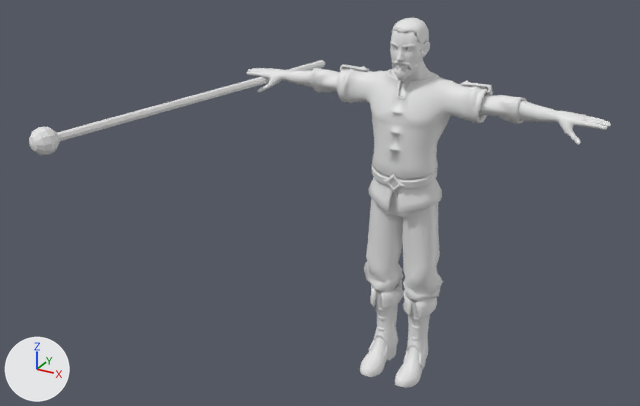
What one commit did to the glTF model unity/Tools~/models/heroes_hd/SB_Hero_mungo_HD.glb.
Before and after are seen from a 50 mm camera at (1.53, -3.61, 2.64) aimed at (-0.24, -0.38, 1.02). Arrows for +X, +Y and +Z are at lower left; the lights stay in place. The first picture is the older version. Vertices at exactly the same position are counted once.

In view in the first picture: 'SB_Hero_mungo'.
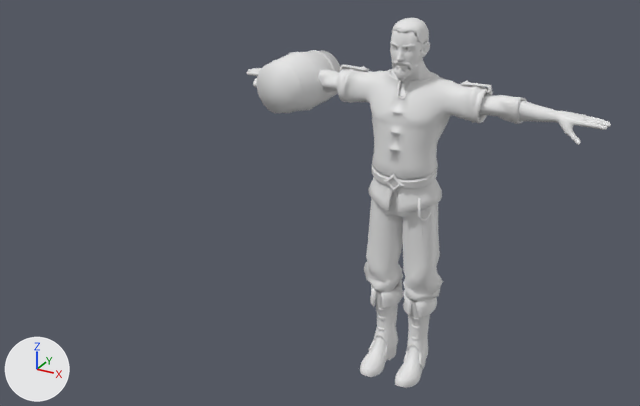
Patch to the scene script:
```diff
--- a/unity/Tools~/models/heroes_hd/SB_Hero_mungo_HD.glb.py
+++ b/unity/Tools~/models/heroes_hd/SB_Hero_mungo_HD.glb.py
@@ me_face @@
 # used by ob_sb_hero_mungo; location = (0.0, 0.0, 0.0)
-me_face.from_pydata(...)  # 10493 vertices, 19178 faces; spans x -1.16..0.9, y -1.21..0.45, z -0.01..1.81
+me_face.from_pydata(...)  # 10766 vertices, 19718 faces; spans x -0.9..0.9, y -0.17..0.27, z -0.01..1.81
+# me_face part 1: a new loose piece of 80 vertices spanning x 0.12..0.17, y -0.12..-0.06, z 0.9..1.02
+# me_face part 2: a new loose piece of 64 vertices spanning x -0.69..-0.44, y 0.14..0.22, z 1.3..1.57
+# me_face part 3: a new loose piece of 64 vertices spanning x -0.74..-0.45, y 0.02..0.1, z 1.29..1.58
+# me_face part 4: a new loose piece of 64 vertices spanning x -0.75..-0.5, y -0.09..-0.02, z 1.3..1.57
+# me_face part 5: a new loose piece of 58 vertices spanning x -0.76..-0.43, y -0.14..0.27, z 1.29..1.58
+# me_face part 6: the loose piece of 62 vertices spanning x -1.16..-1.04, y -1.21..-1.09, z 1.36..1.47 is deleted
+# me_face part 7: 243 vertices moved within x -0.9..0.9, y -0.1..0.11, z 1.06..1.78; 57 vertices removed from x -1.11..0.89, y -1.11..0.45, z 1.05..1.72; 42 vertices added at x -0.89..0.89, y -0.1..0.11, z 1.06..1.72
+# other edits to the shape of me_face do not show in these pictures
```

Location of each change, (x1, y1, x2, y2) in pixels of the pictures (640 x 406 px; the box of a moved part takes in the faces that stretch with it):
'SB_Hero_mungo', reshaped (37% narrower): before (29, 18, 611, 388); after (246, 18, 611, 388)
part 1 of me_face, added: after (418, 198, 431, 221)
part 2 of me_face, added: after (308, 50, 335, 102)
part 3 of me_face, added: after (289, 52, 322, 111)
part 4 of me_face, added: after (272, 59, 302, 113)
part 5 of me_face, added: after (257, 51, 340, 113)
part 6 of me_face, deleted: before (29, 127, 60, 155)
part 7 of me_face, moved or reshaped: before (57, 25, 610, 189); after (248, 25, 610, 188)
